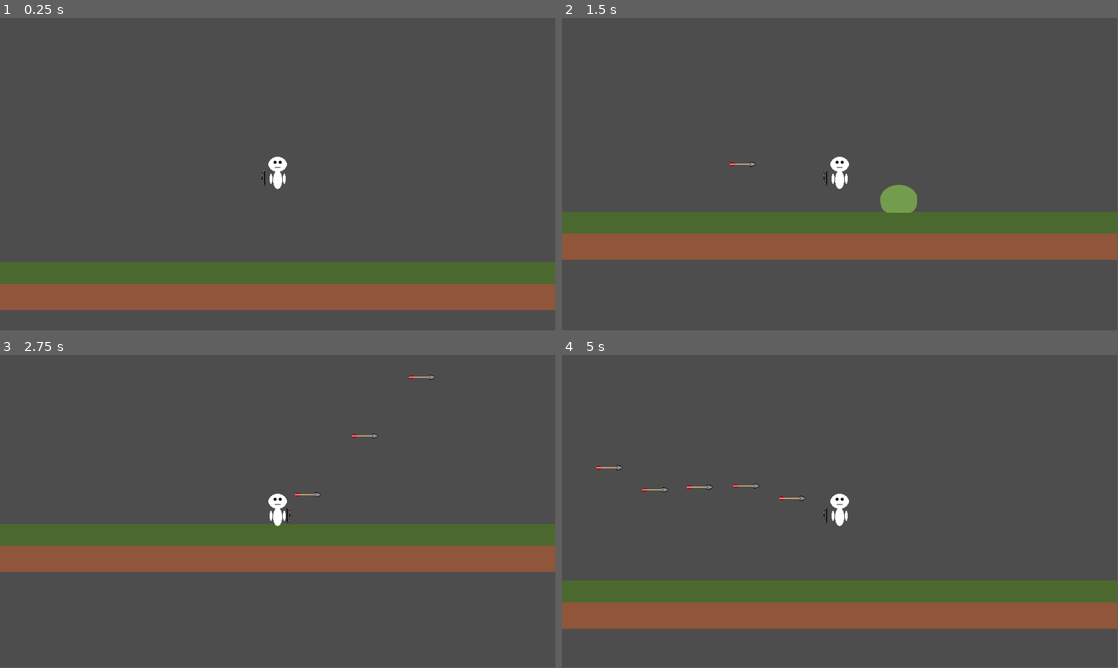
Above: before the commit, frames 1-4 (two rows, left to right).
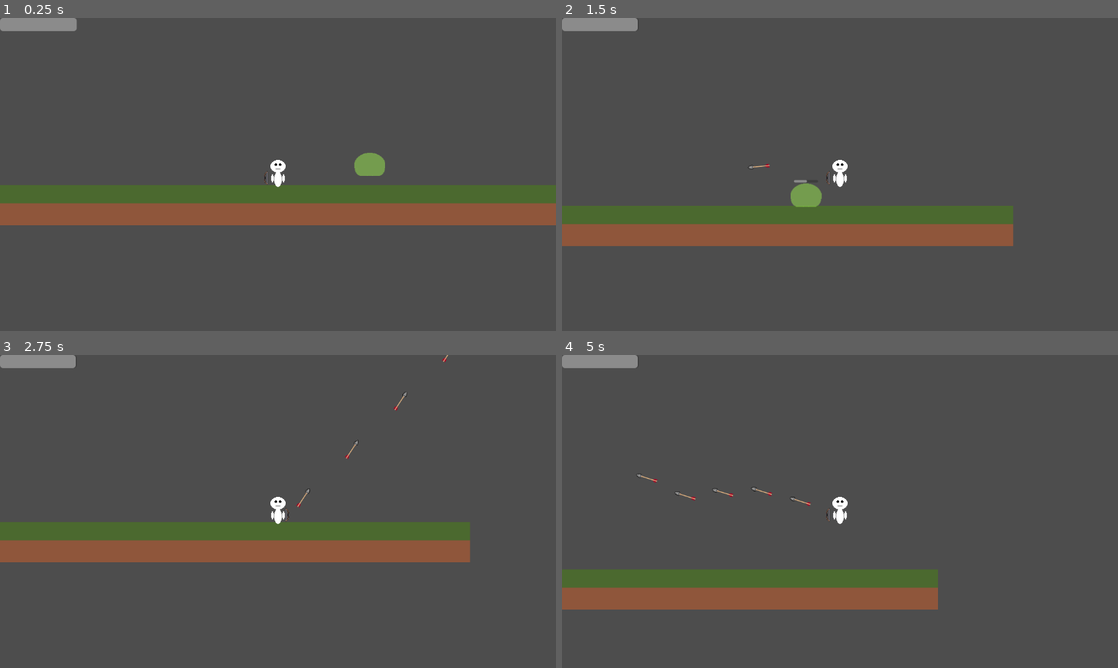
Above: after the commit, the same moments.

Repository: IcyOtter/Survivor-Wave-Like
Game: Godot game, scene res://scenes/world.tscn
Same seed, same stepped clock (60 frames per second), same inputs: the game is played once before the commit and once after it.
Inputs (mouse positions are in pixels of both pictures, inside the frame that each line leads up to):
- Up to frame 1 (0.25 s): no input
- Up to frame 2 (1.5 s): move the mouse to (962, 158) at 0.52 s; hold D (move_right) from 0.53 s (still down); click (962, 158) at 0.6 s; tap Space (jump) at 0.77 s; move the mouse to (728, 190) at 1.27 s; tap S (toggle_autofire) at 1.35 s
- Up to frame 3 (2.75 s): tap Space (jump) at 1.52 s; move the mouse to (333, 442) at 2.02 s; release D (move_right) at 2.03 s; hold A (move_left) from 2.03 s (still down); click (333, 442) at 2.1 s
- Up to frame 4 (5 s): move the mouse to (812, 574) at 2.77 s; release A (move_left) at 2.78 s; hold D (move_right) 2.78-4.28 s; tap S (toggle_autofire) at 2.85, 4.35 s; tap Space (jump) at 3.02, 3.77, 4.52 s; move the mouse to (1006, 558) at 3.52 s; click (1006, 558) at 3.6 s; move the mouse to (673, 464) at 4.27 s; hold A (move_left) from 4.28 s (still down)
In our replay, the window is 799x449 before the commit and 800x450 after it. These sizes can differ from the game's own. Grey fills any space a smaller window leaves; there, only what the larger window draws over its background counts as a difference.

The runs differ from the first frame. In frame 1, 29% of the frame differs, in the area x 0-100%, y 0-94%; in frame 2, 12%; in frame 3, 8.0%; in frame 4, 16%.

Commit message:
- Corrected BaseProjectile issue not aiming the correct direction

Diff:
--- a/project.godot
+++ b/project.godot
@@ -17,8 +17,8 @@
 
 [display]
 
-window/size/viewport_width=1920
-window/size/viewport_height=1080
+window/size/resizable=false
+window/stretch/mode="viewport"
 
 [input]
 
--- a/scenes/world.tscn
+++ b/scenes/world.tscn
@@ -24,11 +24,18 @@
 shape = SubResource("RectangleShape2D_o5qli")
 
 [node name="Player" parent="." instance=ExtResource("1_rwgxs")]
-position = Vector2(0, -6)
+position = Vector2(334, 159)
 
 [node name="Camera2D" type="Camera2D" parent="Player"]
 position = Vector2(0, 6)
-zoom = Vector2(2, 2)
+
+[node name="UI" type="CanvasLayer" parent="Player/Camera2D"]
+script = ExtResource("1_71j4m")
+
+[node name="PlayerHealthBar" type="ProgressBar" parent="Player/Camera2D/UI"]
+offset_right = 159.0
+offset_bottom = 27.0
+show_percentage = false
 
 [node name="Enemies" type="Node2D" parent="."]
 
@@ -48,17 +55,3 @@
 
 [node name="Spawn3" type="Marker2D" parent="EnemySpawner/SpawnPoints"]
 position = Vector2(90, 20)
-
-[node name="UI" type="CanvasLayer" parent="."]
-script = ExtResource("1_71j4m")
-
-[node name="PlayerHealthBar" type="ProgressBar" parent="UI"]
-anchors_preset = -1
-anchor_left = 0.71000004
-anchor_top = 0.41200003
-anchor_right = 0.71000004
-anchor_bottom = 0.41200003
-offset_left = -1836.2001
-offset_top = -706.96
-offset_right = -1677.2001
-offset_bottom = -679.96
--- a/scripts/BaseProjectile.gd
+++ b/scripts/BaseProjectile.gd
@@ -18,7 +18,12 @@
 	get_tree().create_timer(lifetime).timeout.connect(queue_free)
 
 func _physics_process(delta: float) -> void:
-	global_position += direction.normalized() * speed * delta
+	var dir := direction.normalized()
+	global_position += dir * speed * delta
+
+	# Face travel direction (sprite must be drawn pointing RIGHT by default)
+	rotation = dir.angle()
+
 
 func apply_weapon_damage(weapon_damage: int) -> void:
 	damage = int(round(weapon_damage * damage_multiplier)) + flat_damage_bonus
